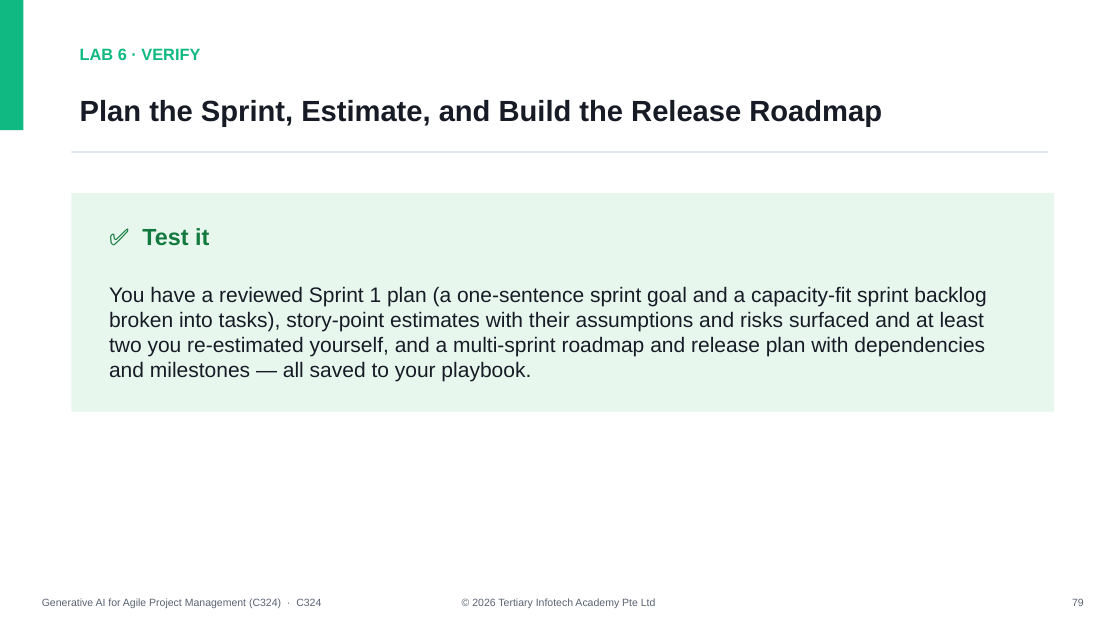
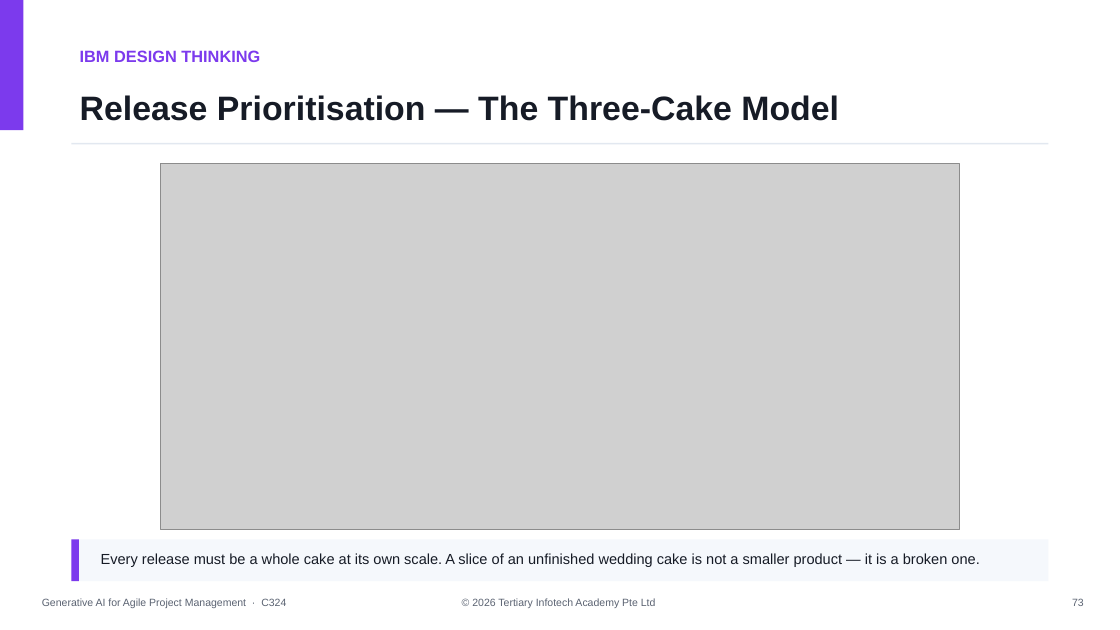
Before and after one commit to tertiarycourses/C324-Generative-AI-for-Agile-Project-Management, a slide deck: slide 73 of courseware/Generative AI for Agile Project Management (C324)-v1.0.pptx (slide 80 before the commit). Drawn at 1120x630 pixels with LibreOffice and Linux fonts; fonts in the diff are those of the drawing; grey boxes stand for pictures. Boxes give left, top, right and bottom in pixels: in the first picture for what was removed or moved away, otherwise in the second. Text is boxed around its words. In the diff, an @@ line names an element or a change of style, - is before the commit and + after.

```diff
--- a/courseware/Generative AI for Agile Project Management (C324)-v1.0.pptx
+++ b/courseware/Generative AI for Agile Project Management (C324)-v1.0.pptx
@@ rectangle at [0,0,24,130]: fill #10B981 to #7C3AED @@
@@ text removed at [80,48,200,60] @@
-LAB 6 · VERIFY
@@ text added at [80,50,260,62], 14 pt, text #7C3AED, bold @@
+IBM DESIGN THINKING
@@ text at [80,95,839,121]: text changed; size 25 to 29 pt @@
-Plan the Sprint, Estimate, and Build the Release Roadmap
+Release Prioritisation — The Three-Cake Model
@@ rectangle: place and size @@
-rectangle at [71,151,1049,153]
+rectangle at [71,143,1049,145]
@@ picture added at [160,164,960,529] @@
@@ rectangle removed at [71,193,1054,412] @@
@@ text removed at [142,228,209,246] @@
-✅ Test it
@@ text removed at [109,286,986,382] @@
-You have a reviewed Sprint 1 plan (a one-sentence sprint goal and a capacity-fit sprint backlog broken into tasks), story-point estimates with their assumptions and risks surfaced and at least two you re-estimated yourself, and a multi-sprint roadmap and release plan with dependencies and milestones — all saved to your playbook.
@@ rectangle added at [71,539,1049,581], fill #F5F8FC @@
@@ rectangle added at [71,539,79,581], fill #7C3AED @@
@@ text added at [101,553,979,567], 12.5 pt, text #161B26 @@
+Every release must be a whole cake at its own scale. A slice of an unfinished wedding cake is not a smaller product — it is a broken one.
@@ text at [42,598,286,608]: text changed @@
-Generative AI for Agile Project Management (C324) · C324
+Generative AI for Agile Project Management · C324
```
Also in this commit, not shown: 19 other slides changed, 102 slides added, 130 slides removed, 51 other files.
